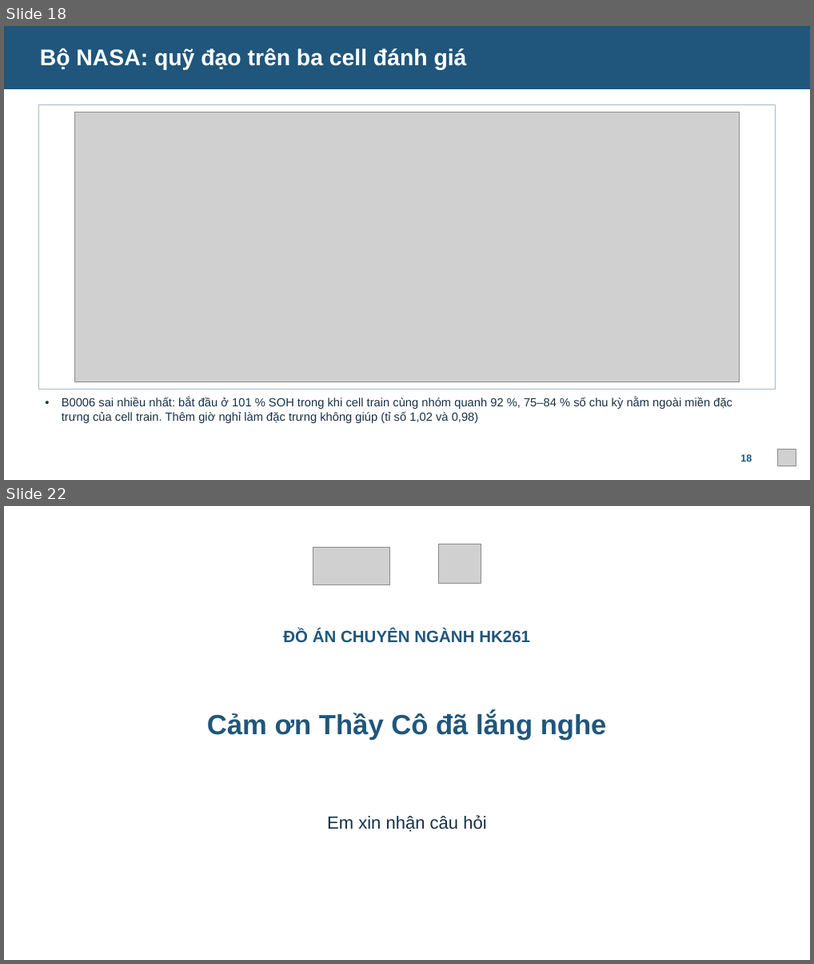
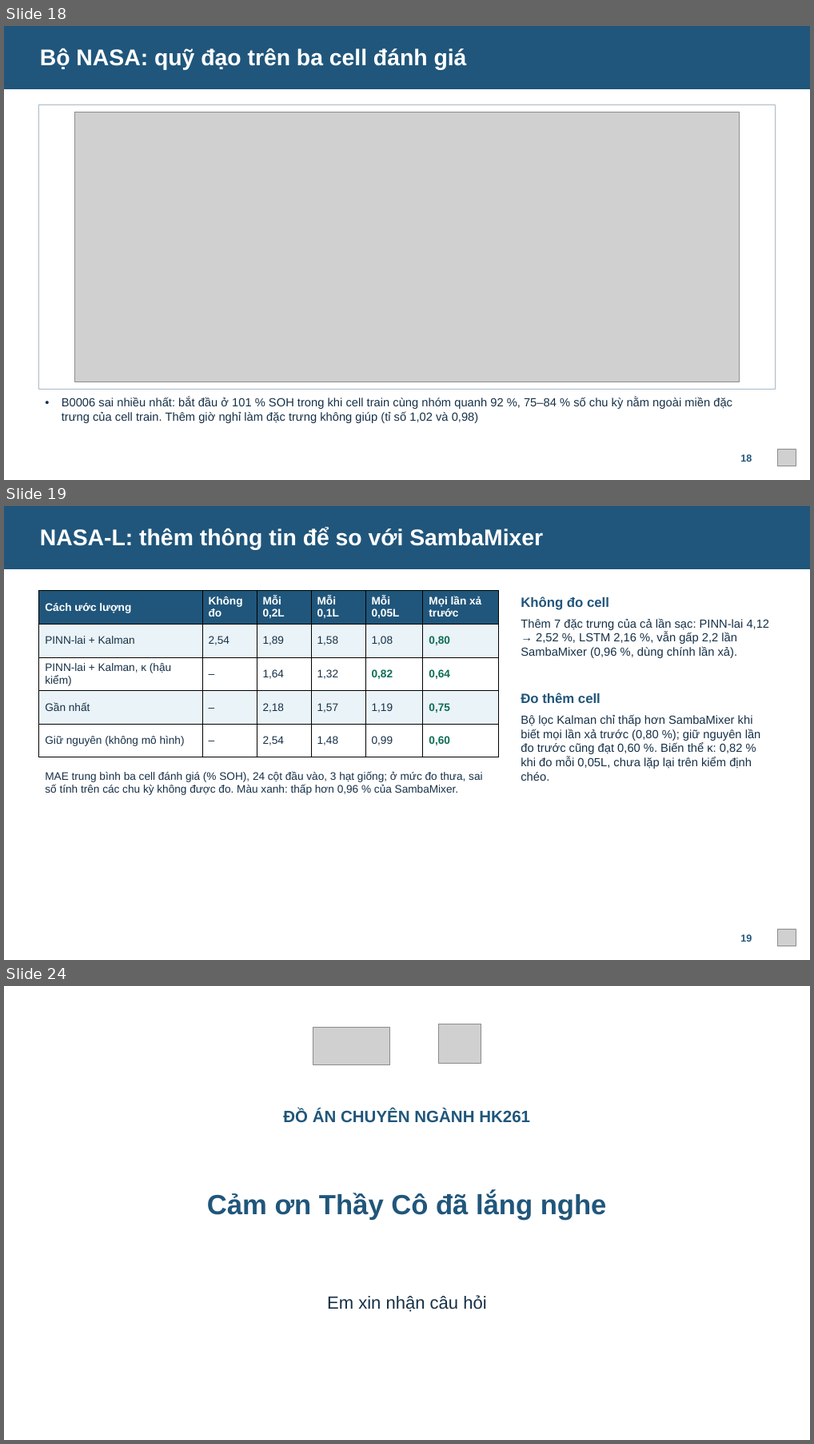
Before and after one commit to huynhquocthang1805/-n-cn, a slide deck: pinn-soh/slide/Thuyet_trinh_DACN_Nhom15.pptx. Shown one above the other, each under a label of ours: slides 18 and 22 before the commit, slides 18, 19 and 24 after it; the slides between them are not shown. The pictures are 814x964 and 814x1444 pixels, drawn with LibreOffice and Linux fonts; fonts in the diff are those of the drawing; grey boxes stand for pictures; background and template pictures are left out. Boxes give left, top, right and bottom in pixels: in the first picture for what was removed or moved away, otherwise in the second. Text is boxed around its words. In the diff, an @@ line names an element or a change of style, - is before the commit and + after.

```diff
--- a/pinn-soh/slide/Thuyet_trinh_DACN_Nhom15.pptx
+++ b/pinn-soh/slide/Thuyet_trinh_DACN_Nhom15.pptx
@@ slide 19 added at box(4, 506, 810, 960), background #FFFFFF @@
@@ rectangle added at box(4, 506, 810, 569), fill #20567B, outline #20567B 0.75 pt @@
@@ text added at box(40, 528, 543, 550), 27 pt, text #FFFFFF, bold @@
+NASA-L: thêm thông tin để so với SambaMixer
@@ table added at box(39, 591, 499, 757), 5 rows, 6 columns @@
+Cách ước lượng | Không đo | Mỗi 0,2L | Mỗi 0,1L | Mỗi 0,05L | Mọi lần xả trước
+PINN-lai + Kalman | 2,54 | 1,89 | 1,58 | 1,08 | 0,80
+PINN-lai + Kalman, κ (hậu kiểm) | – | 1,64 | 1,32 | 0,82 | 0,64
+Gần nhất | – | 2,18 | 1,57 | 1,19 | 0,75
+Giữ nguyên (không mô hình) | – | 2,54 | 1,48 | 0,99 | 0,60
@@ text added at box(521, 596, 610, 610), 16 pt, text #20567B, bold @@
+Không đo cell
@@ text added at box(521, 618, 770, 658), 14 pt, text #163047 @@
+Thêm 7 đặc trưng của cả lần sạc: PINN-lai 4,12 → 2,52 %, LSTM 2,16 %, vẫn gấp 2,2 lần SambaMixer (0,96 %, dùng chính lần xả).
@@ text added at box(521, 692, 601, 703), 16 pt, text #20567B, bold @@
+Đo thêm cell
@@ text added at box(521, 714, 762, 780), 14 pt, text #163047 @@
+Bộ lọc Kalman chỉ thấp hơn SambaMixer khi biết mọi lần xả trước (0,80 %); giữ nguyên lần đo trước cũng đạt 0,60 %. Biến thể κ: 0,82 % khi đo mỗi 0,05L, chưa lặp lại trên kiểm định chéo.
@@ text added at box(45, 771, 482, 795), 13 pt, text #163047 @@
+MAE trung bình ba cell đánh giá (% SOH), 24 cột đầu vào, 3 hạt giống; ở mức đo thưa, sai số tính trên các chu kỳ không được đo. Màu xanh: thấp hơn 0,96 % của SambaMixer.
@@ text added at box(741, 934, 752, 941), 12 pt, text #20567B, bold @@
+19
@@ picture added at box(778, 928, 797, 945) @@
@@ what was slide 22 is now slide 24 @@
```
Also in this commit, not shown: 5 slides changed, 1 other slide added, 2 other files.
